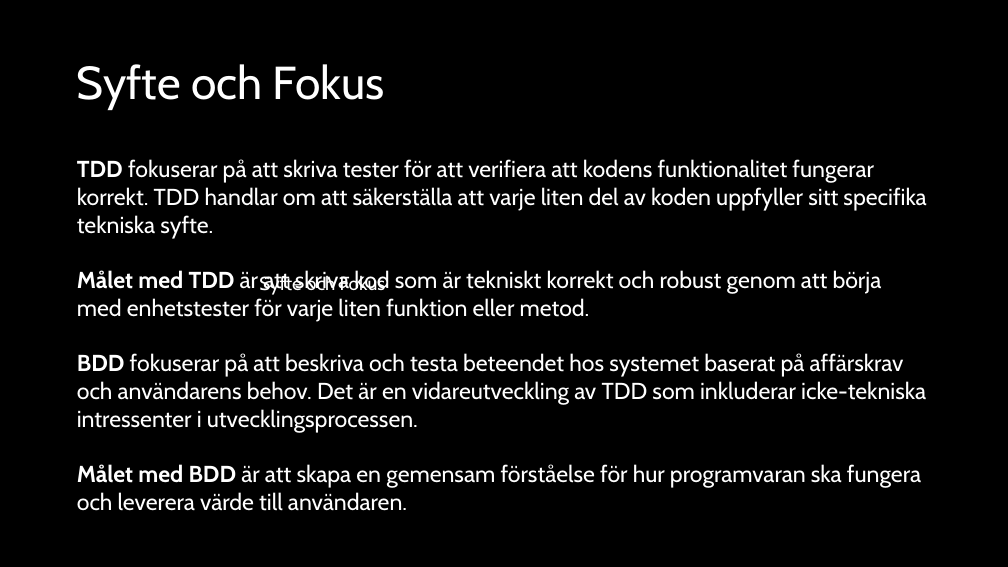
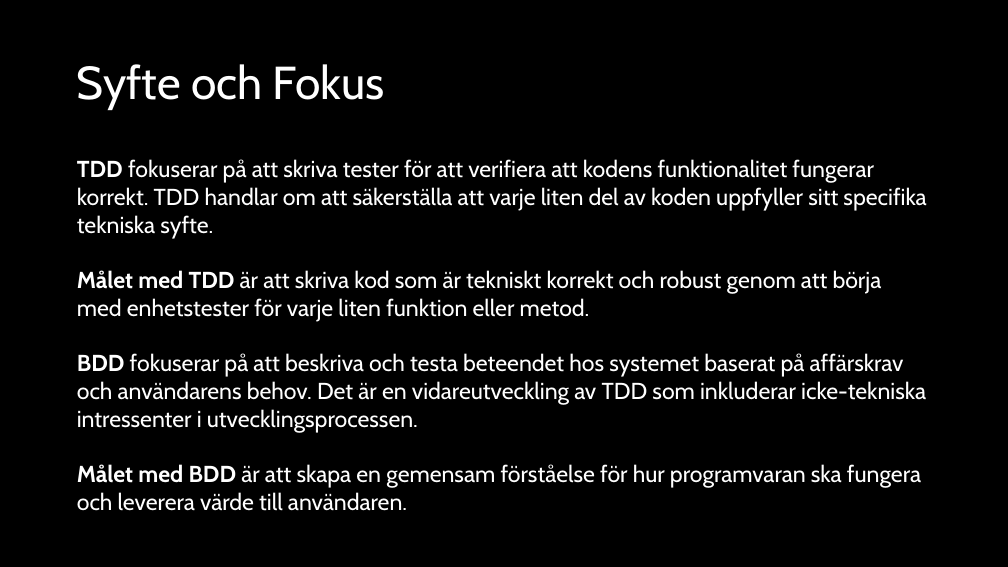
Before and after one commit to z3ph1/CleanCode-NET23, a slide deck: slide 2 of assets/Slides (2024)/pptx/6-diff-tdd-bdd.pptx. Drawn at 1008x567 pixels with LibreOffice and Linux fonts; fonts in the diff are those of the drawing. Boxes give left, top, right and bottom in pixels: in the first picture for what was removed or moved away, otherwise in the second. Text is boxed around its words. In the diff, an @@ line names an element or a change of style, - is before the commit and + after.

```diff
--- a/assets/Slides (2024)/pptx/6-diff-tdd-bdd.pptx
+++ b/assets/Slides (2024)/pptx/6-diff-tdd-bdd.pptx
@@ text removed at box(259, 275, 386, 295) @@
-Syfte och Fokus
```
Also in this commit, not shown: 35 other files.
